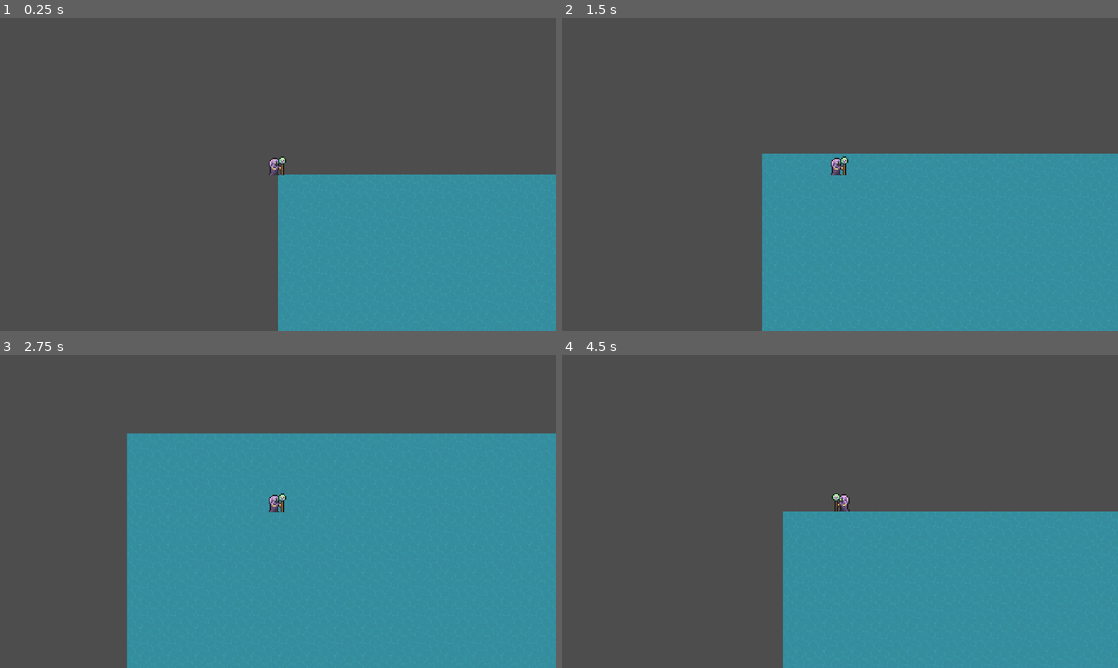
Above: before the commit, frames 1-4 (two rows, left to right).
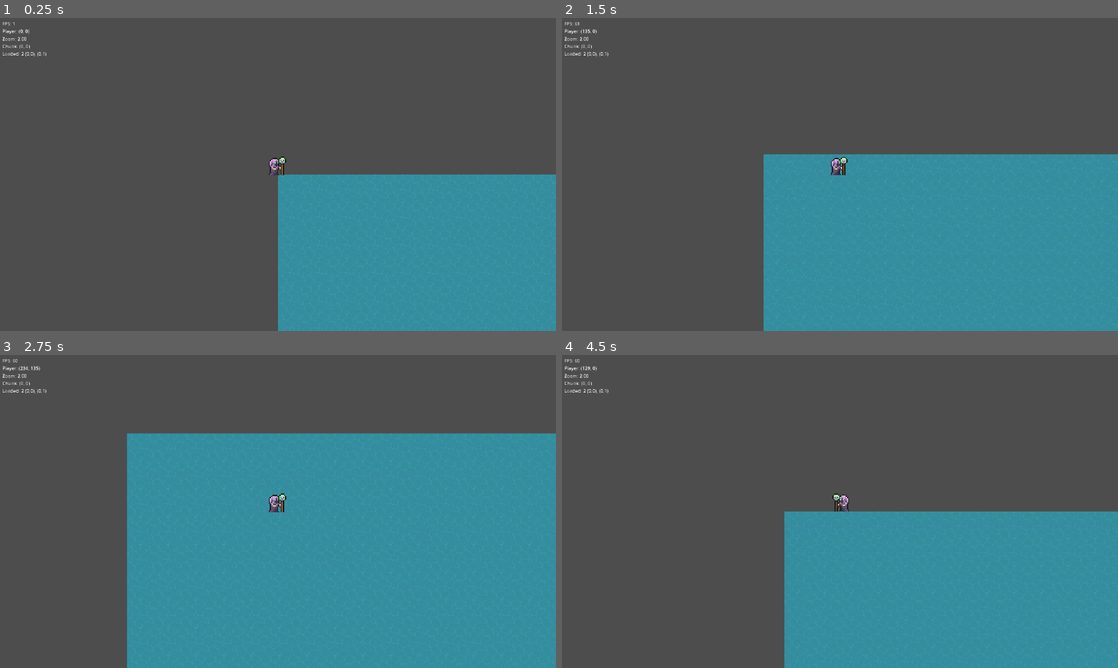
Above: after the commit, the same moments.

Repository: t0nn1x/aethergate
Game: Godot game, scene res://Map/main.tscn
Two runs of this game, one before a commit and one after it. Both use one fixed random seed, a clock stepped at 60 frames per second and the inputs below.
Inputs:
- Up to frame 1 (0.25 s): no input
- Up to frame 2 (1.5 s): tap Enter at 0.5 s; hold D (move_right) 0.53-1.28 s; tap = (camera_zoom_in, bound only after the commit) at 0.6 s; tap - (camera_zoom_out, bound only after the commit) at 0.8, 1.35 s; hold S (move_down) from 1.28 s (still down)
- Up to frame 3 (2.75 s): tap = (camera_zoom_in, bound only after the commit) at 1.55, 2.1 s; release S (move_down) at 2.03 s; hold D (move_right) from 2.03 s (still down); tap - (camera_zoom_out, bound only after the commit) at 2.3 s
- Up to frame 4 (4.5 s): release D (move_right) at 2.78 s; hold W (move_up) 2.78-3.53 s; tap - (camera_zoom_out, bound only after the commit) at 2.85, 3.8, 4.35 s; tap = (camera_zoom_in, bound only after the commit) at 3.05, 3.6 s; hold A (move_left) from 3.53 s (still down)

The runs differ from the first frame. In frame 1, 0.1% of the frame differs, in the area x 0-9%, y 1-13%; in frame 2, 0.5%, in the area x 0-100%, y 1-100%; in frame 3, 0.2%; in frame 4, 0.3%.

Commit message:
add debug overlay and camera zoom functionality

Diff:
--- /dev/null
+++ b/Core/Debug/debug_overlay.gd
@@ -0,0 +1,66 @@
+class_name DebugOverlay
+extends CanvasLayer
+
+@export var enabled: bool = true
+@export var update_interval_seconds: float = 0.2
+@export var player_path: NodePath
+@export var chunk_manager_path: NodePath = ^"../ChunkManager"
+
+@onready var label: Label = $Label
+
+var _player: Node2D = null
+var _chunk_manager: ChunkManager = null
+var _time_accum: float = 0.0
+
+func _ready() -> void:
+	visible = enabled
+	_resolve_nodes()
+	_update_text()
+
+func _process(delta: float) -> void:
+	if not enabled:
+		return
+	_time_accum += delta
+	if _time_accum < update_interval_seconds:
+		return
+	_time_accum = 0.0
+	_resolve_nodes()
+	_update_text()
+
+func _resolve_nodes() -> void:
+	if player_path != NodePath():
+		var found = get_node_or_null(player_path)
+		if found is Node2D:
+			_player = found
+	if not _player:
+		var players = get_tree().get_nodes_in_group("player")
+		if players.size() > 0 and players[0] is Node2D:
+			_player = players[0]
+	if chunk_manager_path != NodePath():
+		var found = get_node_or_null(chunk_manager_path)
+		if found is ChunkManager:
+			_chunk_manager = found
+
+func _update_text() -> void:
+	if not label:
+		return
+	var lines: Array[String] = []
+	lines.append("FPS: %d" % Engine.get_frames_per_second())
+	if _player:
+		lines.append("Player: (%.0f, %.0f)" % [_player.global_position.x, _player.global_position.y])
+		var camera = _player.get_node_or_null("Camera2D")
+		if camera and camera is Camera2D:
+			lines.append("Zoom: %.2f" % camera.zoom.x)
+		if _chunk_manager:
+			var chunk = _chunk_manager.world_to_chunk(_player.global_position)
+			lines.append("Chunk: (%d, %d)" % [chunk.x, chunk.y])
+	if _chunk_manager:
+		var coords = _chunk_manager.get_loaded_chunk_coords()
+		var coord_strings: Array[String] = []
+		for coord in coords:
+			coord_strings.append("(%d,%d)" % [coord.x, coord.y])
+		if coord_strings.size() > 0:
+			lines.append("Loaded: %d %s" % [coord_strings.size(), ", ".join(coord_strings)])
+		else:
+			lines.append("Loaded: 0")
+	label.text = "\n".join(lines)
--- /dev/null
+++ b/Core/Debug/debug_overlay.tscn
@@ -0,0 +1,11 @@
+[gd_scene load_steps=2 format=3]
+
+[ext_resource type="Script" path="res://Core/Debug/debug_overlay.gd" id="1"]
+
+[node name="DebugOverlay" type="CanvasLayer"]
+layer = 100
+script = ExtResource("1")
+
+[node name="Label" type="Label" parent="."]
+position = Vector2(8, 8)
+text = "Debug"
--- a/Entities/Player/player.gd
+++ b/Entities/Player/player.gd
@@ -21,7 +21,12 @@
 @export var idle_bob_speed: float = 3
 @export var move_bob_speed: float = 6
 @export var bob_amplitude_pixels: float = 1.5
-@export var flip_duration: float = 0.15
+@export var flip_duration: float = 0.20
+@export var camera_zoom_step: float = 0.05
+@export var camera_zoom_min: float = 0.05
+@export var camera_zoom_max: float = 4.0
+@export var camera_zoom_in_action: StringName = "camera_zoom_in"
+@export var camera_zoom_out_action: StringName = "camera_zoom_out"
 
 func _ready() -> void:
 	super._ready()
@@ -50,6 +55,7 @@
 	camera.enabled = true
 	camera.zoom = Vector2(2, 2)  # Adjust based on your tile size
 	camera.position_smoothing_enabled = false
+	_apply_camera_zoom(camera.zoom.x)
 
 func set_facing(direction_x: float) -> void:
 	if direction_x == 0.0:
@@ -67,6 +73,18 @@
 	_bob_time += delta * speed
 	var offset = int(round(sin(_bob_time) * bob_amplitude_pixels))
 	sprite.position = Vector2(_base_sprite_offset.x, _base_sprite_offset.y + offset)
+
+func _unhandled_input(_event: InputEvent) -> void:
+	if Input.is_action_just_pressed(camera_zoom_in_action):
+		_apply_camera_zoom(camera.zoom.x + camera_zoom_step)
+	if Input.is_action_just_pressed(camera_zoom_out_action):
+		_apply_camera_zoom(camera.zoom.x - camera_zoom_step)
+
+func _apply_camera_zoom(value: float) -> void:
+	if not camera:
+		return
+	var snapped = clamp(snappedf(value, camera_zoom_step), camera_zoom_min, camera_zoom_max)
+	camera.zoom = Vector2(snapped, snapped)
 
 func _animate_flip(should_face_left: bool) -> void:
 	_facing_left = should_face_left
--- a/Map/Overworld/chunk_manager.gd
+++ b/Map/Overworld/chunk_manager.gd
@@ -219,3 +219,15 @@
 	while normalized.ends_with("/") or normalized.ends_with("\\"):
 		normalized = normalized.substr(0, normalized.length() - 1)
 	return normalized
+
+func world_to_chunk(world_pos: Vector2) -> Vector2i:
+	return _world_to_chunk(world_pos)
+
+func get_loaded_chunk_coords() -> Array[Vector2i]:
+	var coords: Array[Vector2i] = []
+	for coord in _loaded_chunks.keys():
+		coords.append(coord)
+	return coords
+
+func get_loaded_chunk_count() -> int:
+	return _loaded_chunks.size()
--- a/Map/Overworld/overworld.tscn
+++ b/Map/Overworld/overworld.tscn
@@ -2,6 +2,7 @@
 
 [ext_resource type="Script" uid="uid://c2nh6l0g01wbr" path="res://Map/Overworld/overworld.gd" id="1"]
 [ext_resource type="Script" uid="uid://cv3xjubqcqbpl" path="res://Map/Overworld/chunk_manager.gd" id="3"]
+[ext_resource type="PackedScene" path="res://Core/Debug/debug_overlay.tscn" id="4"]
 
 [node name="Overworld" type="Node2D"]
 script = ExtResource("1")
@@ -22,4 +23,6 @@
 
 [node name="ChunkManager" type="Node2D" parent="."]
 script = ExtResource("3")
+
+[node name="DebugOverlay" parent="." instance=ExtResource("4")]
 preview_all_in_editor = true
--- a/project.godot
+++ b/project.godot
@@ -84,6 +84,16 @@
 "events": [Object(InputEventKey,"resource_local_to_scene":false,"resource_name":"","device":-1,"window_id":0,"alt_press …(192 unchanged characters)…
 ]
 }
+camera_zoom_in={
+"deadzone": 0.5,
+"events": [Object(InputEventKey,"resource_local_to_scene":false,"resource_name":"","device":-1,"window_id":0,"alt_pressed":false,"shift_pressed":false,"ctrl_pressed":false,"meta_pressed":false,"pressed":false,"keycode":61,"physical_keycode":0,"key_label":0,"unicode":61,"location":0,"echo":false,"script":null)
+]
+}
+camera_zoom_out={
+"deadzone": 0.5,
+"events": [Object(InputEventKey,"resource_local_to_scene":false,"resource_name":"","device":-1,"window_id":0,"alt_pressed":false,"shift_pressed":false,"ctrl_pressed":false,"meta_pressed":false,"pressed":false,"keycode":45,"physical_keycode":0,"key_label":0,"unicode":45,"location":0,"echo":false,"script":null)
+]
+}
 
 [layer_names]
 
Not shown, added: Core/Debug/debug_overlay.gd.uid
